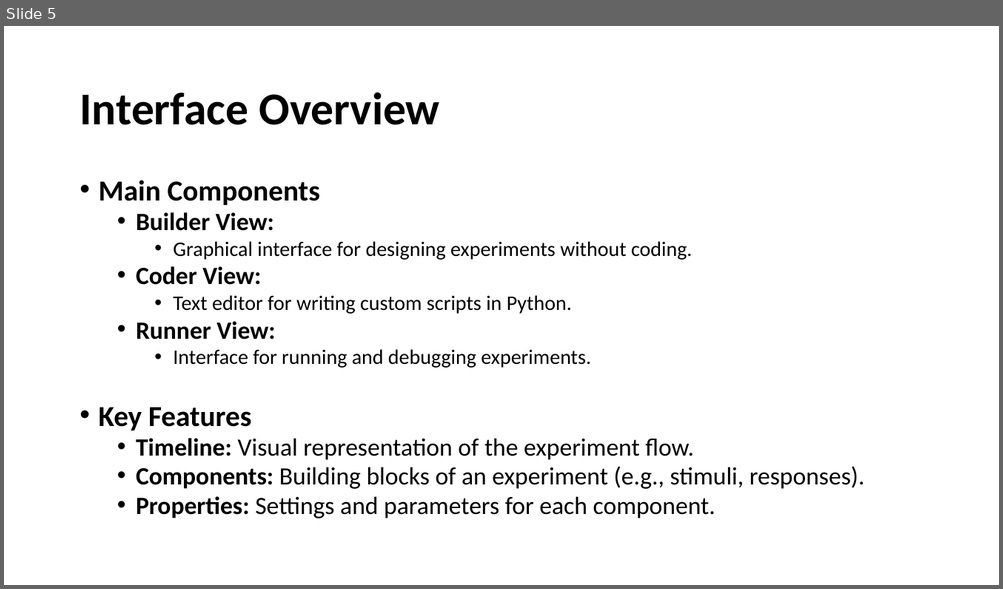
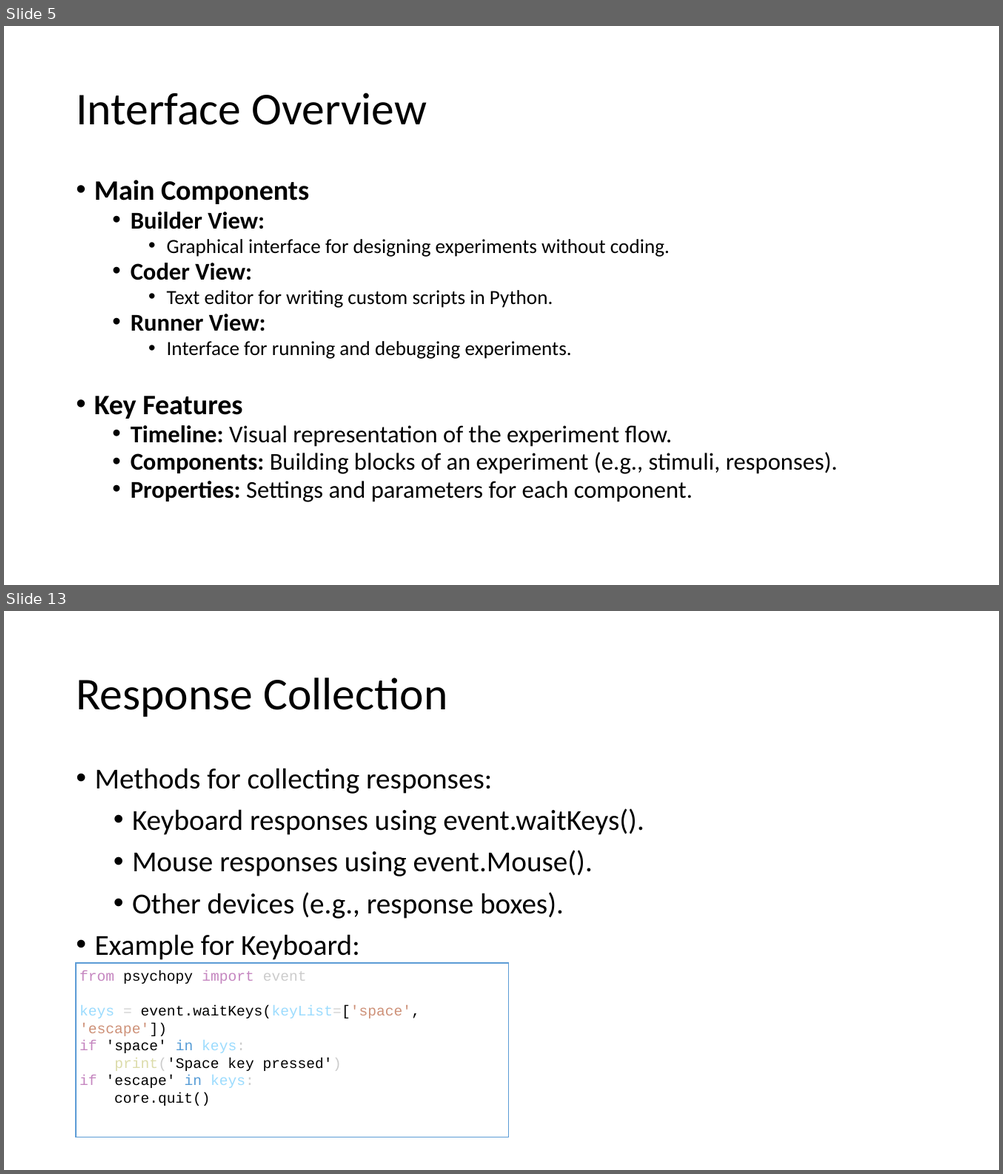
Before and after one commit to caggursoy/PsychoPy-Intro-Course, a slide deck: intro-psychopy/part2.pptx. Shown one above the other, each under a label of ours: slide 5 before the commit, slides 5 and 13 after it; the slides between them are not shown. The pictures are 1003x589 and 1003x1174 pixels, drawn with LibreOffice and Linux fonts; fonts in the diff are those of the drawing. Boxes give left, top, right and bottom in pixels: in the first picture for what was removed or moved away, otherwise in the second. Text is boxed around its words. In the diff, an @@ line names an element or a change of style, - is before the commit and + after.

```diff
--- a/intro-psychopy/part2.pptx
+++ b/intro-psychopy/part2.pptx
@@ slide 13 added at (4, 611, 999, 1170), background #FFFFFF @@
@@ title added at (76, 678, 447, 717), 44 pt, text #000000 @@
+Response Collection
@@ text added at (95, 768, 644, 960), 28 pt, text #000000 @@
+• Methods for collecting responses:
+  • Keyboard responses using event.waitKeys().
+  • Mouse responses using event.Mouse().
+  • Other devices (e.g., response boxes).
+• Example for Keyboard:
@@ rectangle added at (76, 963, 509, 1138), fill #FFFFFF, outline #5B9BD5 1 pt, 14 pt, text #000000 @@
+from psychopy import event
+keys = event.waitKeys(keyList=['space', 'escape'])
+if 'space' in keys:
+print('Space key pressed')
+if 'escape' in keys:
+core.quit()
@@ slide 5 changed as well @@
@@ title "Interface Overview" at (76, 93, 427, 125): bold off @@
@@ text "Main Components" at (94, 180, 837, 503): size 28 to 27.2 pt in "Main Components", "Key Features"; size 24 to 23.3 pt in "Builder View:", "Coder View:", "Runner View:", "Timeline: Visual representation of the experiment flow." and 2 more places; size 20 to 19.4 pt in "Graphical interface for designing experiments without coding ...", "Text editor for writing custom scripts in ...", "Interface for running and debugging experiments."; indent changed; line spacing 0.8 to 0.81; less space between paragraphs @@
```
Also in this commit, not shown: 6 other slides changed, 12 other slides added, 1 other file.
